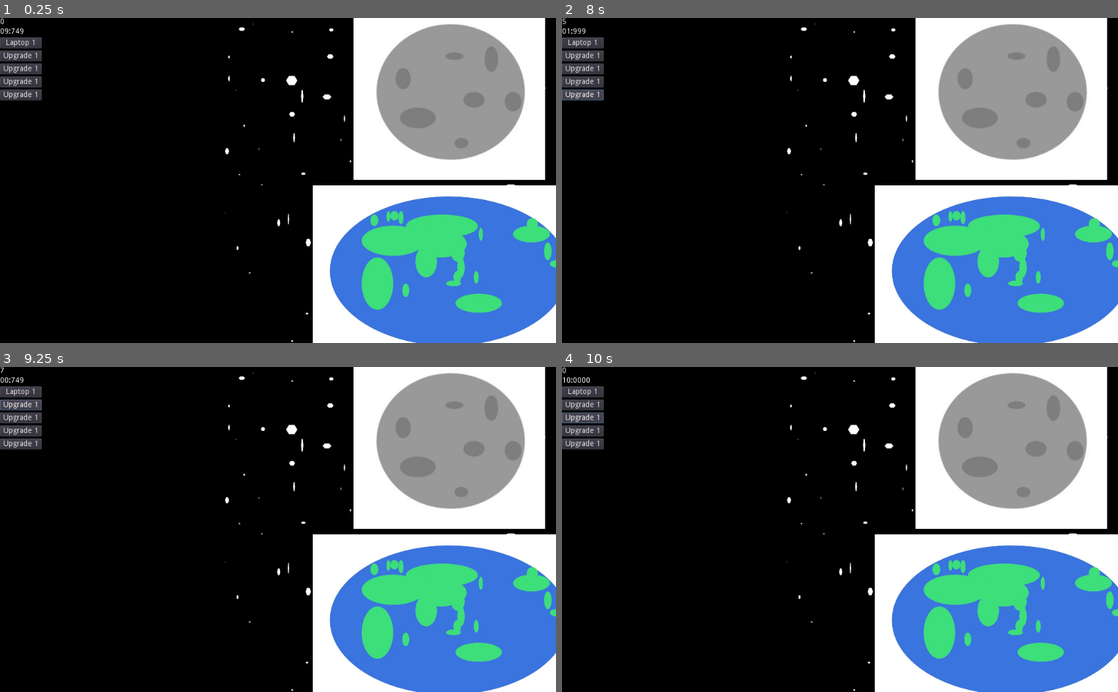
Above: before the commit, frames 1-4 (two rows, left to right).
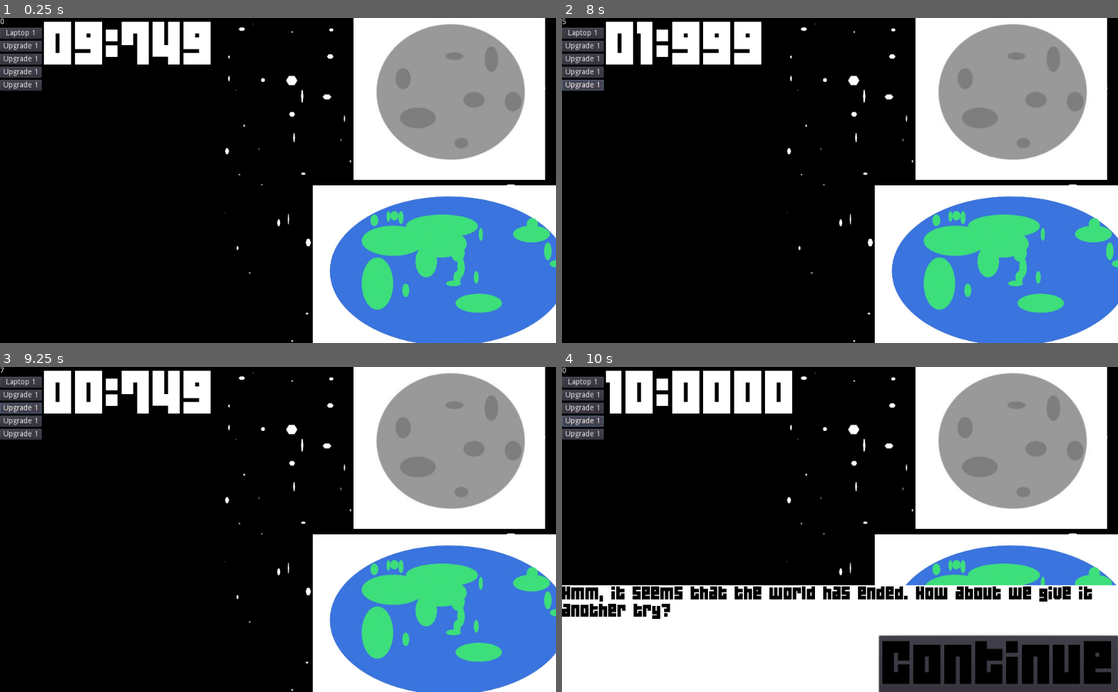
Above: after the commit, the same moments.

Repository: AngelOnFira/ludum-50
Game: Godot game, scene res://Main.tscn
The game is run twice, just before and just after one commit, with the same random seed, the same clock (stepped at 60 frames per second) and the same inputs.
Inputs:
- Up to frame 1 (0.25 s): no input
- Up to frame 2 (8 s): click "Laptop 1" at 0.5 s; click "Upgrade 1" at 1.25 s; click "Upgrade 1" at 2 s; click "Upgrade 1" at 2.75 s; click "Upgrade 1" at 3.5 s; click "Laptop 1" at 4.25 s; click "Upgrade 1" at 5 s; click "Upgrade 1" at 5.75 s; click "Upgrade 1" at 6.5 s; click "Upgrade 1" at 7.25 s
- Up to frame 3 (9.25 s): click "Laptop 1" at 8 s; click "Upgrade 1" at 8.75 s
- Up to frame 4 (10 s): click "Upgrade 1" at 9.5 s

The runs differ from the first frame. In frame 1, 4.2% of the frame differs, in the area x 0-38%, y 1-26%; in frame 2, 4.2%; in frame 3, 4.3%; in frame 4, 36%, in the area x 0-100%, y 1-100%.

Commit message:
Adding fonts

Diff:
--- /dev/null
+++ b/Assets/Fonts/HelpFont.tres
@@ -0,0 +1,7 @@
+[gd_resource type="DynamicFont" load_steps=2 format=2]
+
+[ext_resource path="res://Assets/Fonts/04B_19__.TTF" type="DynamicFontData" id=1]
+
+[resource]
+size = 30
+font_data = ExtResource( 1 )
--- /dev/null
+++ b/Assets/Fonts/Products.tres
@@ -0,0 +1,7 @@
+[gd_resource type="DynamicFont" load_steps=2 format=2]
+
+[ext_resource path="res://Assets/Fonts/04B_19__.TTF" type="DynamicFontData" id=1]
+
+[resource]
+size = 30
+font_data = ExtResource( 1 )
--- /dev/null
+++ b/Assets/Fonts/TimerFont.tres
@@ -0,0 +1,7 @@
+[gd_resource type="DynamicFont" load_steps=2 format=2]
+
+[ext_resource path="res://Assets/Fonts/04B_19__.TTF" type="DynamicFontData" id=1]
+
+[resource]
+size = 100
+font_data = ExtResource( 1 )
--- a/Main.gd
+++ b/Main.gd
@@ -14,6 +14,10 @@
 # Mid
 #
 
+var story = [
+	"Hmm, it seems that the world has ended. How about we give it another try?",
+]
+
 var timer = 1000 * 10 # 10 seconds
 
 var money: float = 0.0
@@ -25,7 +29,7 @@
 
 # Called when the node enters the scene tree for the first time.
 func _ready():
-	pass # Replace with function body.
+	$StoryPanel/RichTextLabel.text = story[0]
 
 
 # Called every frame. 'delta' is the elapsed time since the previous frame.
@@ -53,16 +57,30 @@
 		milliseconds,
 	]
 
-	$HBoxContainer/LeftPanel/Timer.text = time_left
+	$HBoxContainer/MidPanel/Timer.text = time_left
 	$HBoxContainer/LeftPanel/Money.text = str(amount)
 
 	# If time runs out, reset the timer to 10 seconds
 	if timer <= 0:
 		timer = 1000 * 10
-		$HBoxContainer/LeftPanel/Timer.text = "10:0000"
+		$HBoxContainer/MidPanel/Timer.text = "10:0000"
 		$HBoxContainer/LeftPanel/Money.text = "0"
+
+		# Show the StoryPanel
+		$StoryPanel.visible = true
+
+		# Pause the game
+		get_tree().paused = true
 
 
 
 func _on_Button_pressed():
 	levels[0] += 1
+
+
+func _on_Continue_pressed():
+	# Hide the panel
+	$StoryPanel.visible = false
+
+	# Start the game again
+	get_tree().paused = true
--- a/Main.tscn
+++ b/Main.tscn
@@ -1,9 +1,11 @@
-[gd_scene load_steps=5 format=2]
+[gd_scene load_steps=7 format=2]
 
 [ext_resource path="res://Main.gd" type="Script" id=1]
 [ext_resource path="res://Assets/Earth Large.jpeg" type="Texture" id=2]
 [ext_resource path="res://Assets/Asteroid.jpg" type="Texture" id=3]
 [ext_resource path="res://Assets/Stars.jpg" type="Texture" id=4]
+[ext_resource path="res://Assets/Fonts/HelpFont.tres" type="DynamicFont" id=5]
+[ext_resource path="res://Assets/Fonts/TimerFont.tres" type="DynamicFont" id=6]
 
 [node name="Main" type="Control"]
 anchor_right = 1.0
@@ -36,49 +38,80 @@
 margin_right = 77.0
 margin_bottom = 14.0
 
-[node name="Timer" type="Label" parent="HBoxContainer/LeftPanel"]
+[node name="Button" type="Button" parent="HBoxContainer/LeftPanel"]
 margin_top = 18.0
 margin_right = 77.0
-margin_bottom = 32.0
-
-[node name="Button" type="Button" parent="HBoxContainer/LeftPanel"]
-margin_top = 36.0
-margin_right = 77.0
-margin_bottom = 56.0
+margin_bottom = 38.0
 text = "Laptop 1"
 
 [node name="Button2" type="Button" parent="HBoxContainer/LeftPanel"]
-margin_top = 60.0
+margin_top = 42.0
 margin_right = 77.0
-margin_bottom = 80.0
+margin_bottom = 62.0
 text = "Upgrade 1"
 
 [node name="Button3" type="Button" parent="HBoxContainer/LeftPanel"]
-margin_top = 84.0
+margin_top = 66.0
 margin_right = 77.0
-margin_bottom = 104.0
+margin_bottom = 86.0
 text = "Upgrade 1"
 
 [node name="Button4" type="Button" parent="HBoxContainer/LeftPanel"]
-margin_top = 108.0
+margin_top = 90.0
 margin_right = 77.0
-margin_bottom = 128.0
+margin_bottom = 110.0
 text = "Upgrade 1"
 
 [node name="Button5" type="Button" parent="HBoxContainer/LeftPanel"]
-margin_top = 132.0
+margin_top = 114.0
 margin_right = 77.0
-margin_bottom = 152.0
+margin_bottom = 134.0
 text = "Upgrade 1"
 
 [node name="MidPanel" type="VBoxContainer" parent="HBoxContainer"]
 margin_left = 81.0
-margin_right = 81.0
+margin_right = 374.0
 margin_bottom = 600.0
 
+[node name="Timer" type="Label" parent="HBoxContainer/MidPanel"]
+margin_right = 293.0
+margin_bottom = 101.0
+custom_fonts/font = ExtResource( 6 )
+text = "10:000"
+
 [node name="Planet" type="VBoxContainer" parent="HBoxContainer"]
-margin_left = 85.0
-margin_right = 85.0
+margin_left = 378.0
+margin_right = 378.0
 margin_bottom = 600.0
 
+[node name="StoryPanel" type="ColorRect" parent="."]
+visible = false
+anchor_top = 0.671
+anchor_right = 1.0
+anchor_bottom = 1.0
+rect_min_size = Vector2( 0, 200 )
+
+[node name="RichTextLabel" type="RichTextLabel" parent="StoryPanel"]
+anchor_right = 1.0
+anchor_bottom = 1.0
+rect_min_size = Vector2( 0, 200 )
+custom_colors/default_color = Color( 0, 0, 0, 1 )
+custom_fonts/mono_font = ExtResource( 5 )
+custom_fonts/normal_font = ExtResource( 5 )
+bbcode_enabled = true
+bbcode_text = "afasdfsadfasdasdsdafasdfsa"
+text = "Hmm, it seems that "
+
+[node name="Continue" type="Button" parent="StoryPanel"]
+anchor_left = 1.0
+anchor_top = 1.0
+anchor_right = 1.0
+anchor_bottom = 1.0
+margin_left = -440.0
+margin_top = -107.0
+custom_colors/font_color = Color( 0, 0, 0, 1 )
+custom_fonts/font = ExtResource( 6 )
+text = "Continue"
+
 [connection signal="pressed" from="HBoxContainer/LeftPanel/Button" to="." method="_on_Button_pressed"]
+[connection signal="pressed" from="StoryPanel/Continue" to="." method="_on_Continue_pressed"]
Binary file added: Assets/Fonts/04B_19__.TTF
